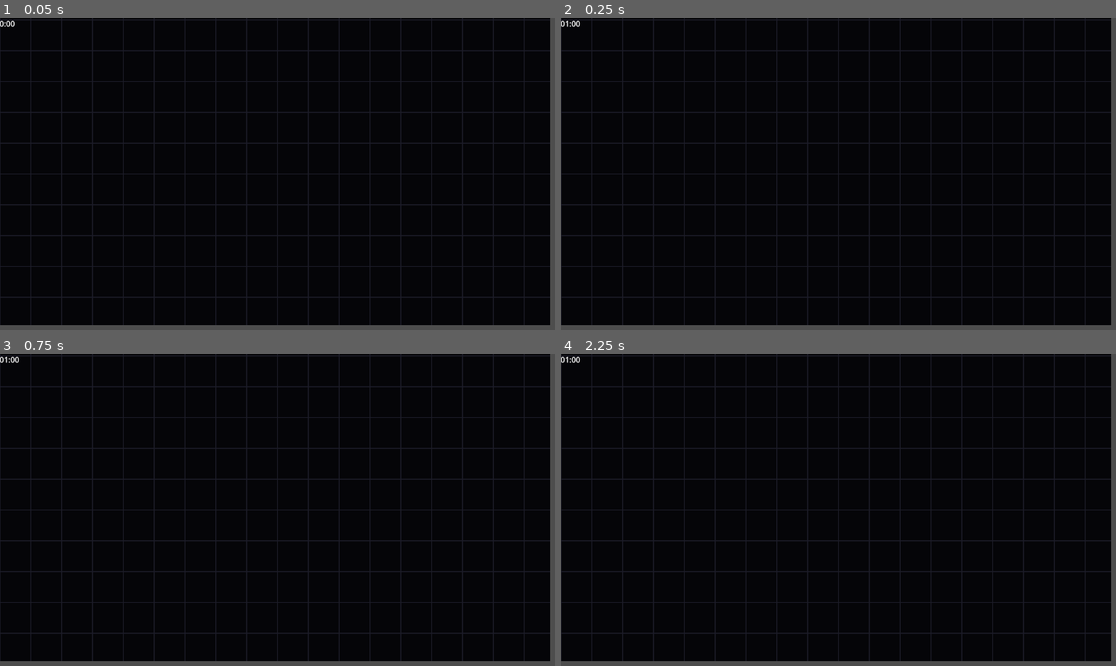
Above: before the commit, frames 1-4 (two rows, left to right).
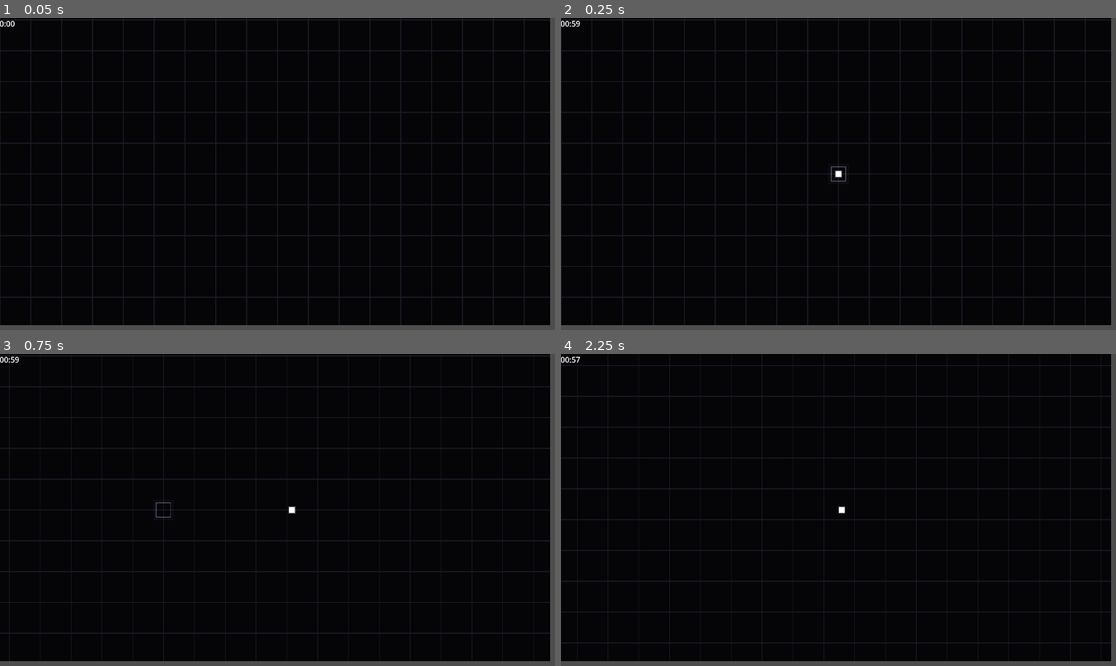
Above: after the commit, the same moments.

Repository: AnonymousXavier/ink-void
Game: Godot game, scene res://Scenes/world.tscn
Two runs of this game, one before a commit and one after it. Both use one fixed random seed, a clock stepped at 60 frames per second and the inputs below. This scene is started directly instead of the project's main scene.
Inputs (mouse positions are in pixels of both pictures, inside the frame that each line leads up to):
- Up to frame 1 (0.05 s): no input
- Up to frame 2 (0.25 s): no input
- Up to frame 3 (0.75 s): tap Enter at 0.5 s; move the mouse to (399, 494) at 0.52 s; hold Right (right) from 0.53 s (still down); tap Shift (dash) at 0.6 s; click (399, 494) at 0.67 s
- Up to frame 4 (2.25 s): tap Space (parry) at 0.8, 1.35 s; move the mouse to (727, 525) at 1.27 s; release Right (right) at 1.28 s; hold Down (down) 1.28-2.03 s; tap Shift (dash) at 1.55, 2.1 s; move the mouse to (894, 441) at 2.02 s; hold Right (right) from 2.03 s (still down)

Frame 1 is identical in both runs. In frame 2, 0.1% of the frame differs, in the area x 0-52%, y 0-53%; in frame 3, 2.9%; in frame 4, 7.1%, in the area x 0-100%, y 0-99%.
Error before the commit: Parse Error: Too few arguments for "update()" call. Expected at least 1 but received 0. (res://Scenes/world.gd:77)

Commit message:
Bug Fixes

Diff:
--- a/Resources/PlayerInputData.gd
+++ b/Resources/PlayerInputData.gd
@@ -4,5 +4,6 @@
 @export var direction: Vector2 = Vector2.ZERO
 @export var parry_pressed: bool = false
 @export var aim_position: Vector2 = Vector2.ZERO
+@export var aim_direction: Vector2
 @export var fire_pressed: bool = false
 @export var dash_pressed: bool = false
--- a/Resources/Velocity_Data.gd
+++ b/Resources/Velocity_Data.gd
@@ -3,3 +3,4 @@
 
 @export var speed: float = 0.0
 @export var direction: Vector2 = Vector2.ZERO
+@export var knockback_vector: Vector2
--- a/Scenes/world.gd
+++ b/Scenes/world.gd
@@ -74,7 +74,7 @@
 
 	homing_system.update(delta)
 
-	stalking_system.update()
+	stalking_system.update(delta)
 	movement_system.update(delta)
 
 	count_down_system.update(delta)
--- a/Systems/input_system.gd
+++ b/Systems/input_system.gd
@@ -21,7 +21,11 @@
 		var screen_center = get_viewport().get_visible_rect().size / 2.0
 		var camera_pos = SceneInstances.camera.position
 		var zoom = SceneInstances.camera.zoom
+		var player_transform: TransformData = entity_manager.transform_components[player_id]
 
 		# Translate screen pixel back into the ECS coordinate system
 		input_data.aim_position = ((screen_mouse_pos - screen_center) / zoom) + camera_pos
 		input_data.fire_pressed = Input.is_mouse_button_pressed(MOUSE_BUTTON_LEFT)
+		input_data.aim_direction = input_data.aim_position - player_transform.position
+
+		print(input_data.aim_direction)
--- a/Systems/parry_system.gd
+++ b/Systems/parry_system.gd
@@ -10,7 +10,7 @@
 	var parry: ParryData = entity_manager.parry_components.get(player_id)
 	var input: PlayerInputData = entity_manager.player_input_data
 	var player_transform = entity_manager.transform_components.get(player_id)
-	var player_velocity = entity_manager.velocity_components.get(player_id)
+	var player_velocity: VelocityData = entity_manager.velocity_components.get(player_id)
 
 	if not parry or not input: return
 
Not shown, added: export_presets.cfg
Not shown, added: Exports/ink&void.exe
